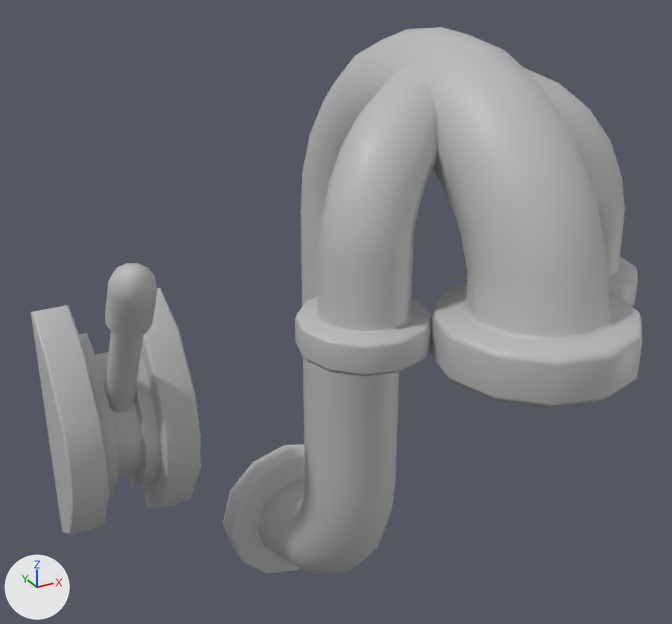
The FBX model Assets/Art/Environment/Props/Models/Env_Props_FlorpFiller_CW.fbx as it was, and as the next commit left it.
Both versions are drawn from a 50 mm camera at (-1.52, -3.25, 2.84) aimed at (-0.16, -0.78, 1.61). Lighting does not change. The marker at lower left points along +X, +Y and +Z. Where no turn or scale is listed for an object, it has been applied to the vertices.

In view in the first picture: 'Florp_Dispenser_Lever', 'Florp_Filler_Lever_Base', 'Florp_Filler_Pipe'.
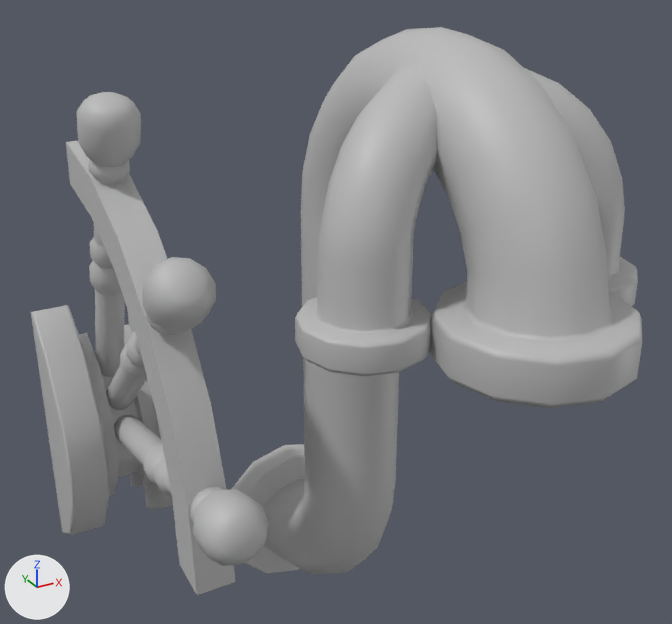
Where the change shows, as pixel boxes (x1, y1, x2, y2) in the pictures (672 x 624 px):
'Florp_Filler_Lever', added
    after: (66, 92, 268, 595)
'Florp_Dispenser_Lever', deleted
    before: (105, 263, 157, 412)

What the commit changed:
Mesh me_mesh_002_1 is new.
It has 646 vertices, 674 faces and spans x -0.099..0.099, y -1.326..0.006, z -0.059..1.312.
It uses material mat_lambert18 (grey #bcbcbc).
Object 'Florp_Dispenser_Lever' (ob_florp_dispenser_lever) is deleted.
Object 'Florp_Filler_Lever' (ob_florp_filler_lever) is new; it shows me_mesh_002_1.
Its location is (-0.75, -0.018, 1.0).
